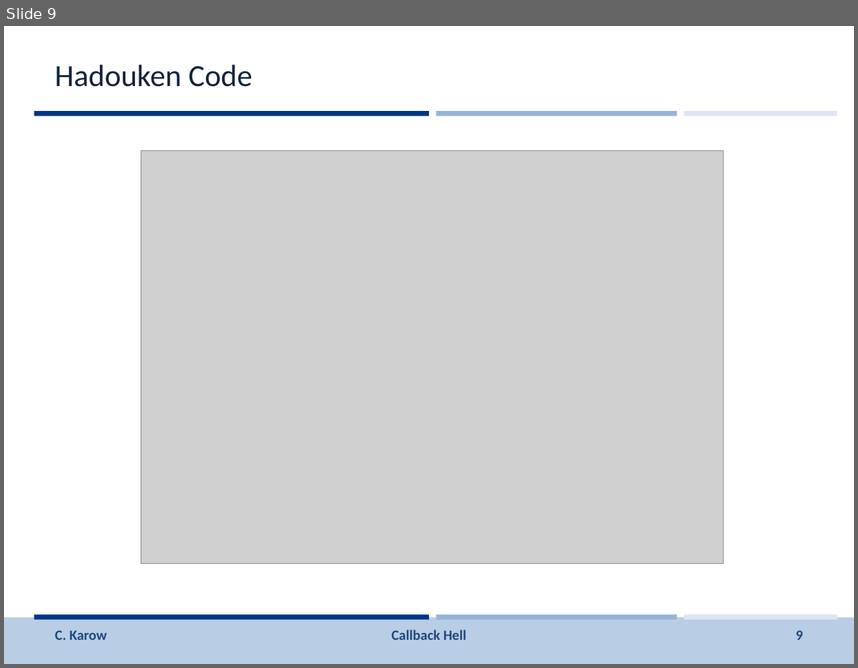
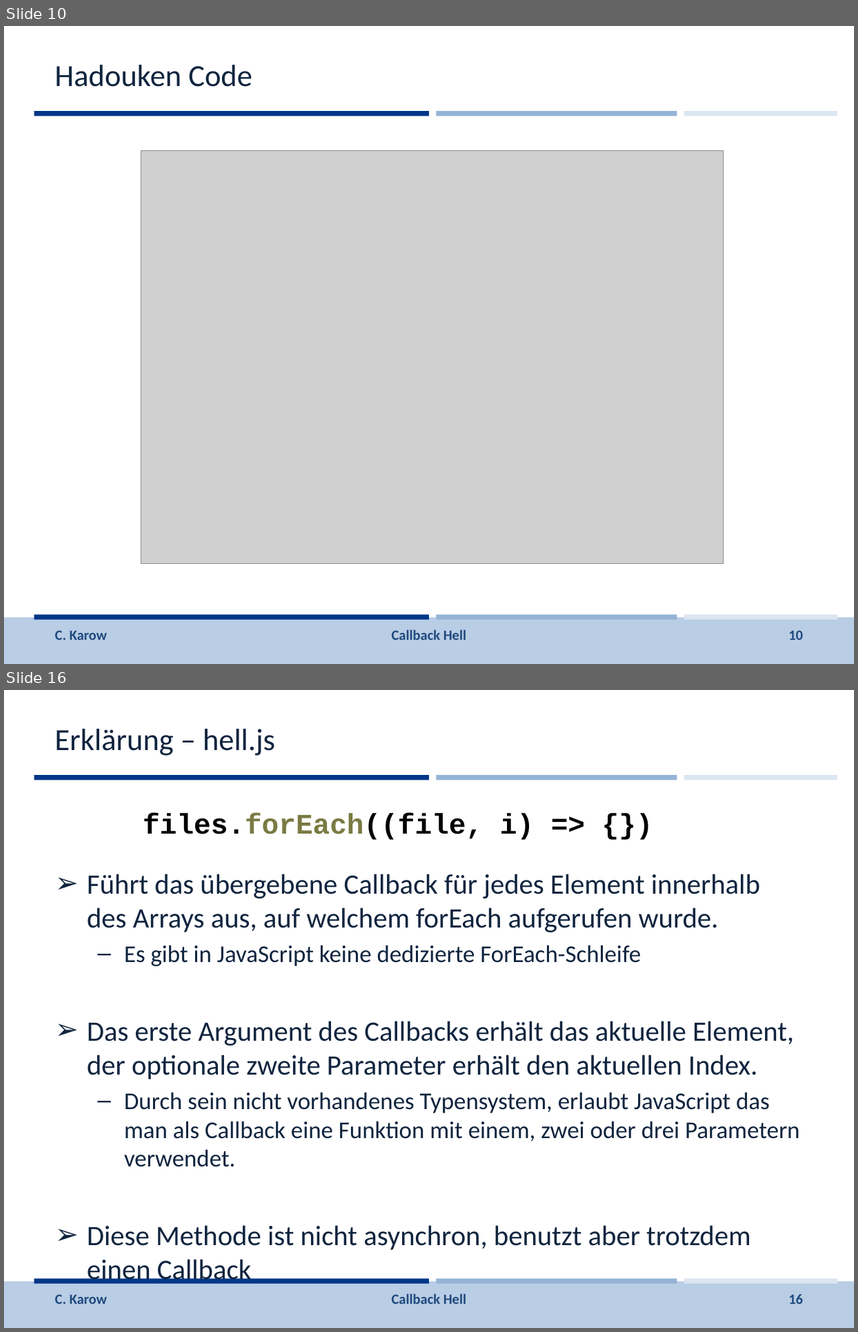
Before and after one commit to johbra/Reaktive-Programmierung, a slide deck: Vorlesung/Folien/CallbackHell.pptx. Shown one above the other, each under a label of ours: slide 9 before the commit, slides 10 and 16 after it; the slides between them are not shown. The pictures are 858x668 and 858x1332 pixels, drawn with LibreOffice and Linux fonts; fonts in the diff are those of the drawing; grey boxes stand for pictures; background and template pictures are left out. Boxes give left, top, right and bottom in pixels: in the first picture for what was removed or moved away, otherwise in the second. Text is boxed around its words. In the diff, an @@ line names an element or a change of style, - is before the commit and + after.

```diff
--- a/Vorlesung/Folien/CallbackHell.pptx
+++ b/Vorlesung/Folien/CallbackHell.pptx
@@ slide 16 added at (4,690,854,1328), background #FFFFFF; not listed: 7 template elements that a slide beside it also shows @@
@@ title added at (55,729,275,756), 26 pt, text #0F243E @@
+Erklärung – hell.js
@@ text added at (143,813,534,840), 24 pt, text #000000, bold @@
+files.forEach((file, i) => {})
@@ text added at (87,874,800,1250), 23.8 pt, text #0F243E @@
+➢ Führt das übergebene Callback für jedes Element innerhalb des Arrays aus, auf welchem forEach aufgerufen wurde.
+  – Es gibt in JavaScript keine dedizierte ForEach-Schleife
+➢ Das erste Argument des Callbacks erhält das aktuelle Element, der optionale zweite Parameter erhält den aktuellen Index.
+  – Durch sein nicht vorhandenes Typensystem, erlaubt JavaScript das man als Callback eine Funktion mit einem, zwei oder drei Parametern verwendet.
+➢ Diese Methode ist nicht asynchron, benutzt aber trotzdem einen Callback
@@ text added at (55,1294,107,1303), 12 pt, text #1F497D @@
+C. Karow
@@ text added at (392,1293,466,1303), 12 pt, text #1F497D @@
+Callback Hell
@@ page number added at (789,1294,803,1303), 12 pt, text #1F497D @@
+16
@@ what was slide 9 is now slide 10 @@
@@ page number at (789,630,803,639): text changed @@
-9
+10
```
Also in this commit, not shown: 7 slides changed, 10 other slides added, 3 other files.
